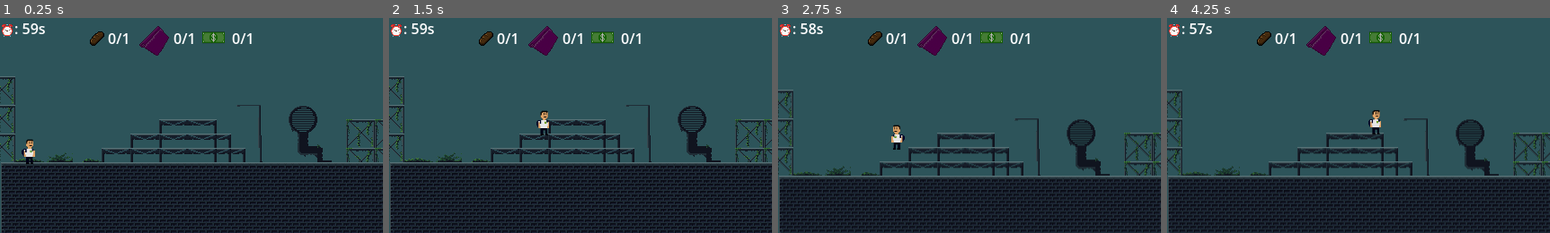
Above: before the commit, frames 1-4 (left to right).
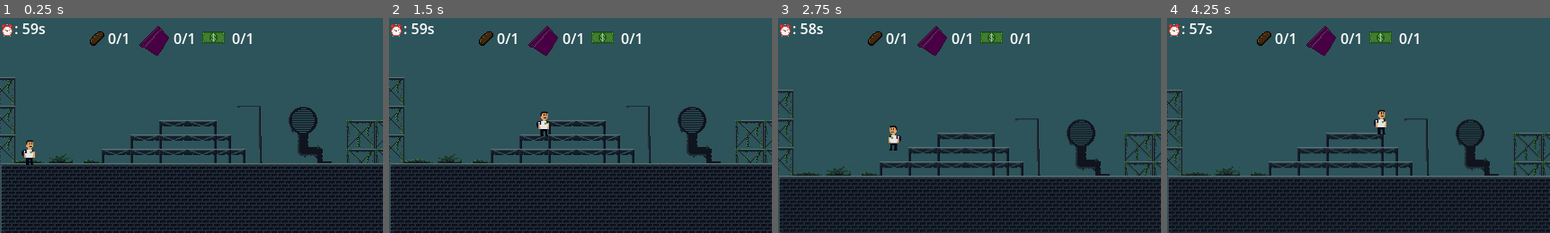
Above: after the commit, the same moments.

Repository: Pedroangelv/IT_Project_IEAZ
Game: Godot game, scene res://level.tscn
Two runs of this game, one before a commit and one after it. Both use one fixed random seed, a clock stepped at 60 frames per second and the inputs below.
Inputs:
- Up to frame 1 (0.25 s): no input
- Up to frame 2 (1.5 s): tap Enter (ui_accept) at 0.5, 0.77 s; hold Right (ui_right) from 0.53 s (still down)
- Up to frame 3 (2.75 s): tap Enter (ui_accept) at 1.52 s; release Right (ui_right) at 2.03 s; hold Left (ui_left) from 2.03 s (still down)
- Up to frame 4 (4.25 s): release Left (ui_left) at 2.78 s; hold Right (ui_right) from 2.78 s (still down); tap Enter (ui_accept) at 3.02, 3.77 s

The runs differ from the first frame. In frame 1, 13% of the frame differs, in the area x 0-100%, y 27-100%; in frame 2, 13%; in frame 3, 0.3%; in frame 4, 0.4%.

Commit message:
refactor

Diff:
--- a/Games/Madrugón/Godot_game_dev/madrugon/madrugon/breakfast.tscn
+++ b/Games/Madrugón/Godot_game_dev/madrugon/madrugon/breakfast.tscn
@@ -1,6 +1,6 @@
 [gd_scene load_steps=4 format=3 uid="uid://byerflq6ehjw5"]
 
-[ext_resource type="Texture2D" uid="uid://bj1b6h4p6l5iq" path="res://Bread.png" id="1_ufjwc"]
+[ext_resource type="Texture2D" uid="uid://bj1b6h4p6l5iq" path="res://Assets/Bread.png" id="1_ufjwc"]
 [ext_resource type="Script" uid="uid://cd0bmy3aqtd2m" path="res://breakfast.gd" id="2_ufjwc"]
 
 [sub_resource type="CapsuleShape2D" id="CapsuleShape2D_a32bf"]
--- a/Games/Madrugón/Godot_game_dev/madrugon/madrugon/cardboard.tscn
+++ b/Games/Madrugón/Godot_game_dev/madrugon/madrugon/cardboard.tscn
@@ -1,6 +1,6 @@
 [gd_scene load_steps=4 format=3 uid="uid://dxdcne12d5oe5"]
 
-[ext_resource type="Texture2D" uid="uid://dryrcwr38onku" path="res://cardboard.png" id="1_oyatm"]
+[ext_resource type="Texture2D" uid="uid://dryrcwr38onku" path="res://Assets/cardboard.png" id="1_oyatm"]
 [ext_resource type="Script" uid="uid://b45xqm5njyw2f" path="res://cardboard.gd" id="2_l450b"]
 
 [sub_resource type="CapsuleShape2D" id="CapsuleShape2D_l450b"]
--- a/Games/Madrugón/Godot_game_dev/madrugon/madrugon/level.tscn
+++ b/Games/Madrugón/Godot_game_dev/madrugon/madrugon/level.tscn
@@ -1,16 +1,16 @@
 [gd_scene load_steps=16 format=4 uid="uid://cgv6xansjm4u1"]
 
 [ext_resource type="Script" uid="uid://d0yqeum6k8qon" path="res://level.gd" id="1_0b4ue"]
-[ext_resource type="Texture2D" uid="uid://00v572ysjskf" path="res://chao_.png" id="1_u52ul"]
+[ext_resource type="Texture2D" uid="uid://00v572ysjskf" path="res://Assets/chao_.png" id="1_u52ul"]
 [ext_resource type="PackedScene" uid="uid://ce8qw3bejoad4" path="res://player.tscn" id="2_vonw3"]
 [ext_resource type="PackedScene" uid="uid://byerflq6ehjw5" path="res://breakfast.tscn" id="4_0b4ue"]
-[ext_resource type="Texture2D" uid="uid://bj1b6h4p6l5iq" path="res://Bread.png" id="5_n6hdu"]
+[ext_resource type="Texture2D" uid="uid://bj1b6h4p6l5iq" path="res://Assets/Bread.png" id="5_n6hdu"]
 [ext_resource type="PackedScene" uid="uid://dxdcne12d5oe5" path="res://cardboard.tscn" id="6_8cye3"]
-[ext_resource type="Texture2D" uid="uid://dryrcwr38onku" path="res://cardboard.png" id="6_km5ld"]
+[ext_resource type="Texture2D" uid="uid://dryrcwr38onku" path="res://Assets/cardboard.png" id="6_km5ld"]
 [ext_resource type="PackedScene" uid="uid://cymj3623ryvs0" path="res://lunch_money.tscn" id="7_2orkt"]
-[ext_resource type="Texture2D" uid="uid://c1tfue2msll6l" path="res://money.png" id="7_n6hdu"]
-[ext_resource type="Texture2D" uid="uid://udhufnpu8ccb" path="res://d1.png" id="8_km5ld"]
-[ext_resource type="Texture2D" uid="uid://d0t01e6e7a15l" path="res://pixil-frame-0.png" id="11_2orkt"]
+[ext_resource type="Texture2D" uid="uid://c1tfue2msll6l" path="res://Assets/money.png" id="7_n6hdu"]
+[ext_resource type="Texture2D" uid="uid://udhufnpu8ccb" path="res://Assets/d1.png" id="8_km5ld"]
+[ext_resource type="Texture2D" uid="uid://d0t01e6e7a15l" path="res://Assets/pixil-frame-0.png" id="11_2orkt"]
 
 [sub_resource type="TileSetAtlasSource" id="TileSetAtlasSource_vonw3"]
 texture = ExtResource("1_u52ul")
@@ -268,6 +268,7 @@
 size = Vector2(155, 144)
 
 [node name="Level" type="Node2D"]
+position = Vector2(0, 1)
 script = ExtResource("1_0b4ue")
 
 [node name="Sprite2D" type="Sprite2D" parent="."]
--- a/Games/Madrugón/Godot_game_dev/madrugon/madrugon/lunch_money.tscn
+++ b/Games/Madrugón/Godot_game_dev/madrugon/madrugon/lunch_money.tscn
@@ -1,6 +1,6 @@
 [gd_scene load_steps=4 format=3 uid="uid://cymj3623ryvs0"]
 
-[ext_resource type="Texture2D" uid="uid://c1tfue2msll6l" path="res://money.png" id="1_klc0w"]
+[ext_resource type="Texture2D" uid="uid://c1tfue2msll6l" path="res://Assets/money.png" id="1_klc0w"]
 [ext_resource type="Script" uid="uid://0burvpbnurxe" path="res://lunch_money.gd" id="2_pea8y"]
 
 [sub_resource type="RectangleShape2D" id="RectangleShape2D_pea8y"]
--- a/Games/Madrugón/Godot_game_dev/madrugon/madrugon/player.gd
+++ b/Games/Madrugón/Godot_game_dev/madrugon/madrugon/player.gd
@@ -10,7 +10,7 @@
 
 var is_dead = false
 var is_jumping = false
-const SPEED = 150.0
+const SPEED = 165.0
 const JUMP_VELOCITY = -267.0
 const SHORT_HOP_MULTIPLIER = 0.5
 
--- a/Games/Madrugón/Godot_game_dev/madrugon/madrugon/player.tscn
+++ b/Games/Madrugón/Godot_game_dev/madrugon/madrugon/player.tscn
@@ -1,11 +1,11 @@
 [gd_scene load_steps=9 format=3 uid="uid://ce8qw3bejoad4"]
 
-[ext_resource type="Texture2D" uid="uid://4msvs258t6i8" path="res://an3.png" id="1_hqtel"]
+[ext_resource type="Texture2D" uid="uid://4msvs258t6i8" path="res://Assets/an3.png" id="1_hqtel"]
 [ext_resource type="Script" uid="uid://dpqq6c0fyjjn5" path="res://player.gd" id="1_sweqy"]
-[ext_resource type="Texture2D" uid="uid://bwx6exeso1a57" path="res://an6.png" id="2_2hs0m"]
-[ext_resource type="Texture2D" uid="uid://bh2lekcp4fd5y" path="res://an2.png" id="2_hqtel"]
-[ext_resource type="Texture2D" uid="uid://skle4u61jp3w" path="res://an4.png" id="3_sweqy"]
-[ext_resource type="Texture2D" uid="uid://sakn824lel8q" path="res://an5.png" id="4_2hs0m"]
+[ext_resource type="Texture2D" uid="uid://bwx6exeso1a57" path="res://Assets/an6.png" id="2_2hs0m"]
+[ext_resource type="Texture2D" uid="uid://bh2lekcp4fd5y" path="res://Assets/an2.png" id="2_hqtel"]
+[ext_resource type="Texture2D" uid="uid://skle4u61jp3w" path="res://Assets/an4.png" id="3_sweqy"]
+[ext_resource type="Texture2D" uid="uid://sakn824lel8q" path="res://Assets/an5.png" id="4_2hs0m"]
 
 [sub_resource type="SpriteFrames" id="SpriteFrames_onrkg"]
 animations = [{
Renamed: Games/Madrugón/Godot_game_dev/madrugon/madrugon/Bread.png -> Games/Madrugón/Godot_game_dev/madrugon/madrugon/Assets/Bread.png
Not shown, changed: Games/Madrugón/Godot_game_dev/madrugon/madrugon/Assets/Bread.png.import
Renamed: Games/Madrugón/Godot_game_dev/madrugon/madrugon/Coffee.png -> Games/Madrugón/Godot_game_dev/madrugon/madrugon/Assets/Coffee.png
Not shown, changed: Games/Madrugón/Godot_game_dev/madrugon/madrugon/Assets/Coffee.png.import
Renamed: Games/Madrugón/Godot_game_dev/madrugon/madrugon/an2.png -> Games/Madrugón/Godot_game_dev/madrugon/madrugon/Assets/an2.png
Not shown, changed: Games/Madrugón/Godot_game_dev/madrugon/madrugon/Assets/an2.png.import
Renamed: Games/Madrugón/Godot_game_dev/madrugon/madrugon/an3.png -> Games/Madrugón/Godot_game_dev/madrugon/madrugon/Assets/an3.png
Not shown, changed: Games/Madrugón/Godot_game_dev/madrugon/madrugon/Assets/an3.png.import
Renamed: Games/Madrugón/Godot_game_dev/madrugon/madrugon/an4.png -> Games/Madrugón/Godot_game_dev/madrugon/madrugon/Assets/an4.png
Not shown, changed: Games/Madrugón/Godot_game_dev/madrugon/madrugon/Assets/an4.png.import
Renamed: Games/Madrugón/Godot_game_dev/madrugon/madrugon/an5.png -> Games/Madrugón/Godot_game_dev/madrugon/madrugon/Assets/an5.png
Not shown, changed: Games/Madrugón/Godot_game_dev/madrugon/madrugon/Assets/an5.png.import
(and 16 more such lines)
